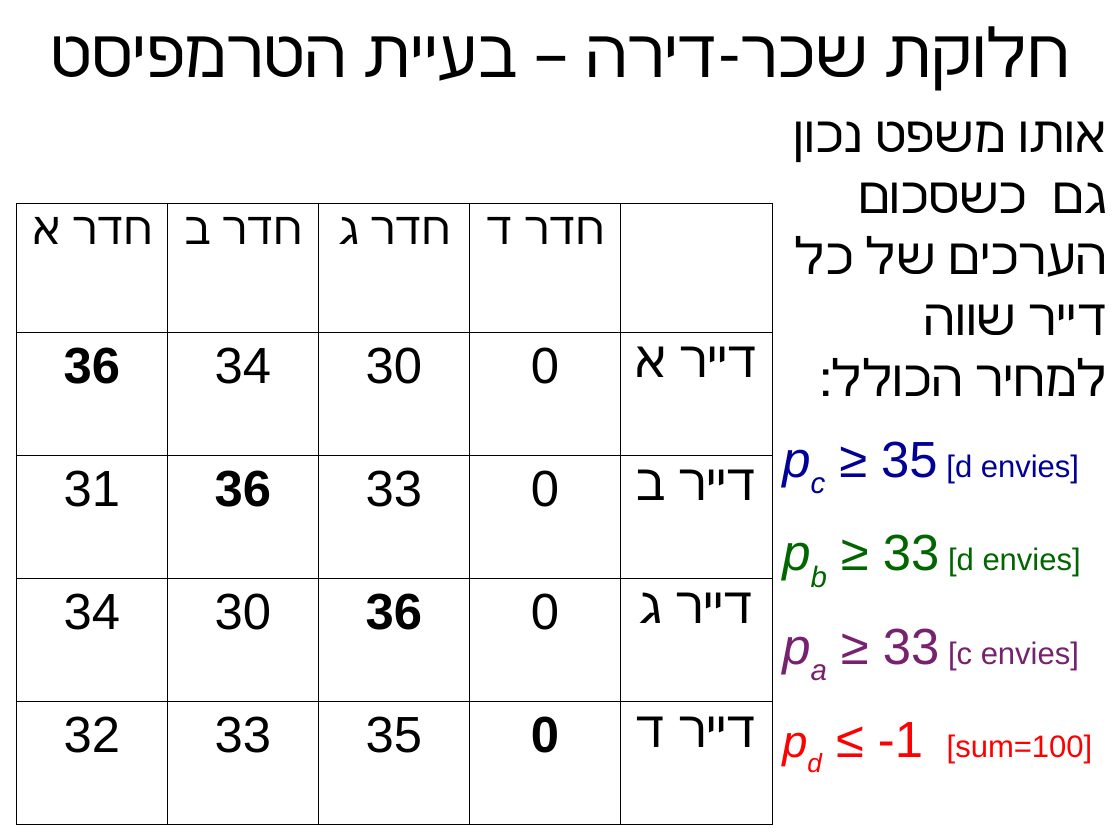
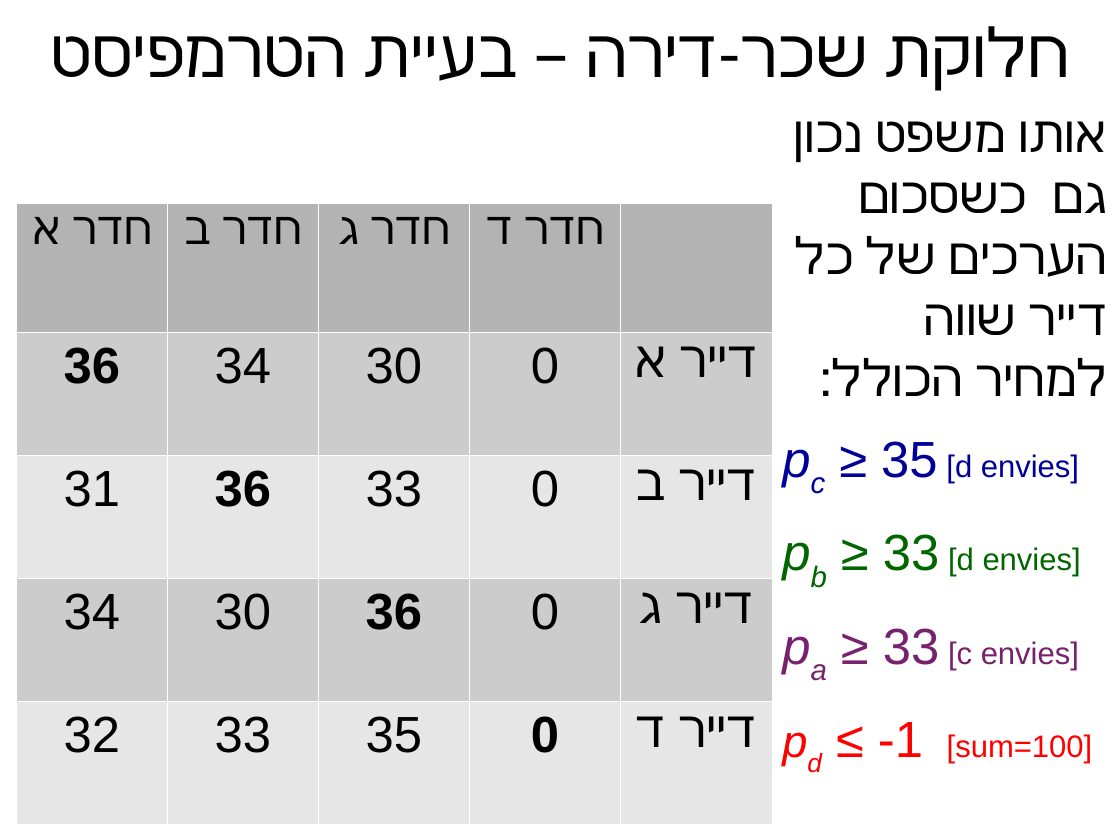
Before and after one commit to erelsgl-at-ariel/algorithms-5782, a slide deck: slide 26 of 03-rental-harmony/slides-1-rent.odp. Drawn at 1120x840 pixels with LibreOffice and Linux fonts; fonts in the diff are those of the drawing. Boxes give left, top, right and bottom in pixels: in the first picture for what was removed or moved away, otherwise in the second. Text is boxed around its words. In the diff, an @@ line names an element or a change of style, - is before the commit and + after.

```diff
--- a/03-rental-harmony/slides-1-rent.odp
+++ b/03-rental-harmony/slides-1-rent.odp
@@ table at box(16, 203, 773, 824) @@
@@ fill none to #B3B3B3 in 4 cells @@
@@ fill none to #CCCCCC in 10 cells @@
@@ fill none to #E6E6E6 in 10 cells @@
@@ borders changed @@
```
Also in this commit, not shown: 8 other slides changed, 8 other files.
